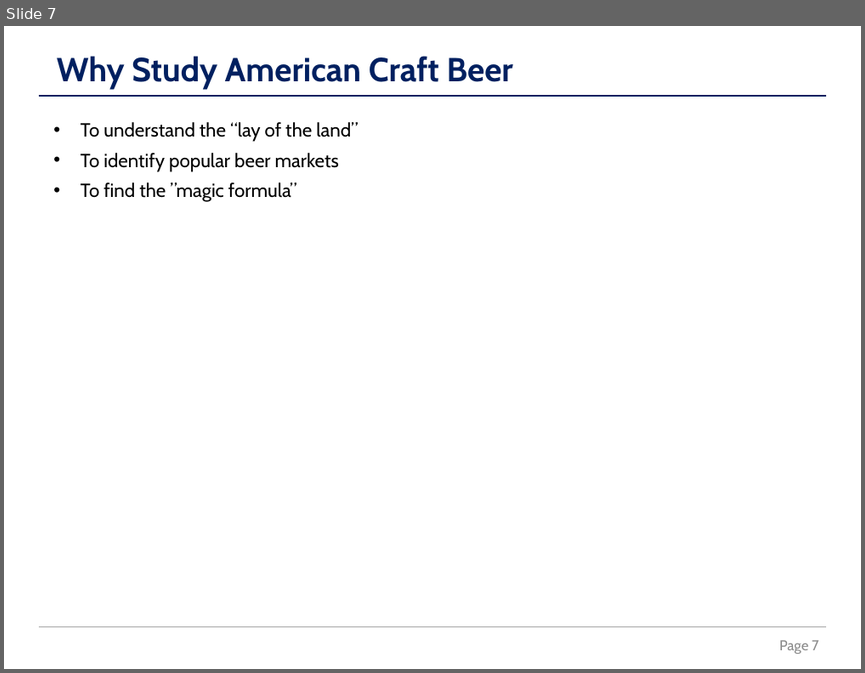
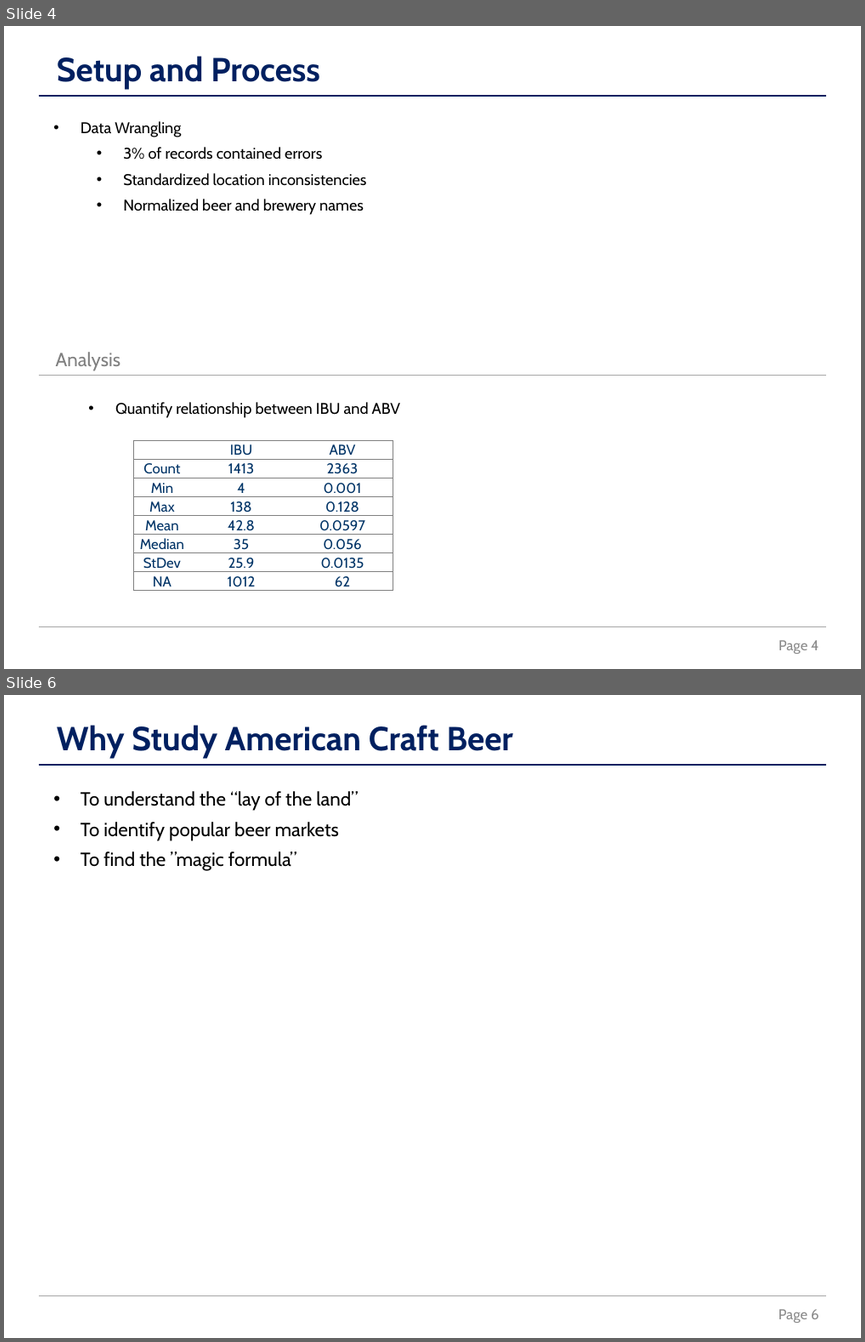
Before and after one commit to la-mar/DDS_Case_Study_1, a slide deck: docs/revised_presentation_from_template.pptx. Shown one above the other, each under a label of ours: slide 7 before the commit, slides 4 and 6 after it; the slides between them are not shown. The pictures are 865x673 and 865x1342 pixels, drawn with LibreOffice and Linux fonts; fonts in the diff are those of the drawing. Boxes give left, top, right and bottom in pixels: in the first picture for what was removed or moved away, otherwise in the second. Text is boxed around its words. In the diff, an @@ line names an element or a change of style, - is before the commit and + after.

```diff
--- a/docs/revised_presentation_from_template.pptx
+++ b/docs/revised_presentation_from_template.pptx
@@ slide 4 added at box(4, 26, 861, 669), background #FFFFFF @@
@@ text added at box(57, 56, 320, 90), 28 pt, text #002060, bold @@
+Setup and Process
@@ line added from (38, 96) to (827, 96), #002060 1 pt @@
@@ text added at box(80, 121, 367, 215), 13 pt, text #000000 @@
+• Data Wrangling
+  • 3% of records contained errors
+  • Standardized location inconsistencies
+  • Normalized beer and brewery names
@@ text added at box(56, 352, 120, 371), 16 pt, text #808080 @@
+Analysis
@@ line added from (38, 374) to (827, 374), #A6A6A6 1 pt @@
@@ text added at box(115, 402, 400, 418), 13 pt, text #000000 @@
+  • Quantify relationship between IBU and ABV
@@ table added at box(133, 440, 393, 590), 8 rows, 3 columns @@
+ | IBU | ABV
+Count | 1413 | 2363
+Min | 4 | 0.001
+Max | 138 | 0.128
+Mean | 42.8 | 0.0597
+Median | 35 | 0.056
+StDev | 25.9 | 0.0135
+NA | 1012 | 62
@@ line added from (38, 627) to (827, 627), #A6A6A6 1 pt @@
@@ page number added at box(778, 640, 818, 653), 12 pt, text #8C8C8C @@
+Page 4
@@ what was slide 7 is now slide 6 @@
@@ page number at box(778, 1309, 819, 1322): text changed @@
-Page 7
+Page 6
```
Also in this commit, not shown: 3 slides changed, 1 other slide added, 3 slides removed, 18 other files.
